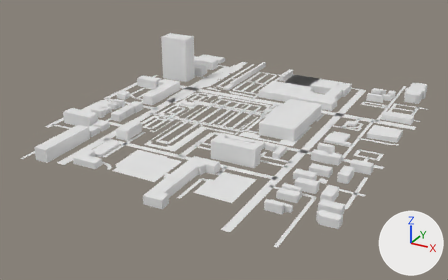
The glTF model app/public/world/tiles/0_11.lod1.glb, before and after one commit.
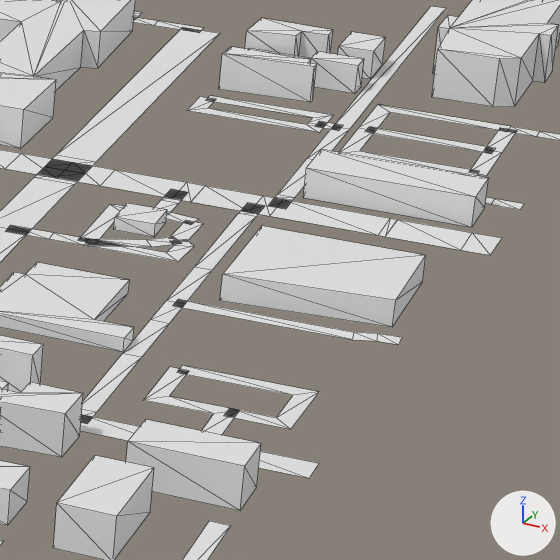
Old and new are each drawn whole from a 50 mm camera at (670.0, -6573.0, 366.0) aimed at (244.0, -5797.0, -22.0) and again close up on the part from 73% to 95% of the width and 30% to 66% of the height. Arrows for +X, +Y and +Z are at lower right; the lights stay in place. The last two pictures show the newer version. The close-ups show mesh edges as thin lines. Where no turn or scale is listed for an object, it has been applied to the vertices. Vertices at exactly the same position are counted once.

In view in the first close-up: 'buildings', 'ground'.
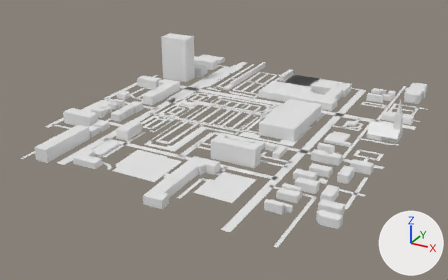
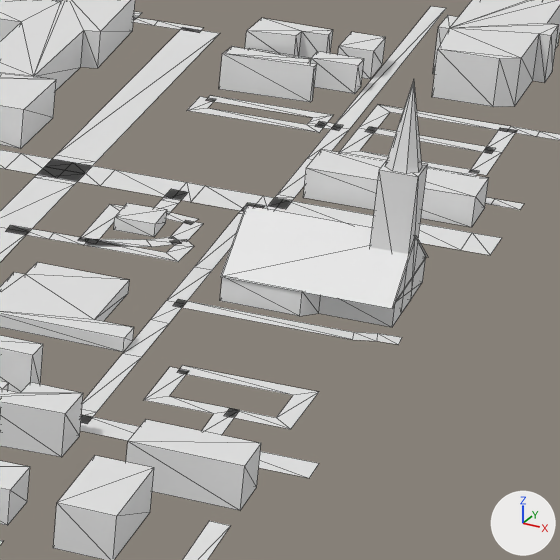
Where the change shows, as pixel boxes (x1, y1, x2, y2) in the close-ups (560 x 560 px):
```json
{"part": 1, "of": "me_buildings", "change": "added", "after": [370, 160, 428, 314]}
{"part": 2, "of": "me_buildings", "change": "built on", "before": [220, 226, 426, 327], "after": [220, 80, 428, 327]}
```

Edits to the scene script, one JSON object a line:
```json
{"block": "me_buildings", "where": "# used by ob_buildings; location = (253.5, -5765.9, 39.9)"}
{"op": "remove", "block": "me_buildings", "code": "me_buildings.from_pydata(...)  # 664 vertices, 878 faces; spans x -243.0..243.0, y -287.0..287.0, z -40.0..40.0"}
{"op": "add", "block": "me_buildings", "code": "me_buildings.from_pydata(...)  # 696 vertices, 908 faces; spans x -243.0..243.0, y -287.0..287.0, z -40.0..40.0"}
{"block": "me_buildings", "change": "me_buildings part 1: the loose piece of 8 vertices spanning x 193.0..240.0, y 115.0..132.0, z -40.0..-31.0 is copied, and the copy is scaled about its middle by (-0.214, -0.622, 4.25), then moved by (17.0, -71.0, 15.0); it spans x 228.0..239.0, y 47.0..58.0, z -40.0..-2.0"}
{"block": "me_buildings", "change": "me_buildings part 2"}
{"block": "me_buildings", "change": "2 vertices are removed from x 194.0..195.0, y 33.0..71.0, z -32.0"}
{"block": "me_buildings", "change": "7 faces are deleted"}
{"block": "me_buildings", "change": "26 vertices are added at x 194.0..239.0, y 33.0..72.0, z -40.0..22.0"}
{"block": "me_buildings", "change": "27 new faces join them"}
```
